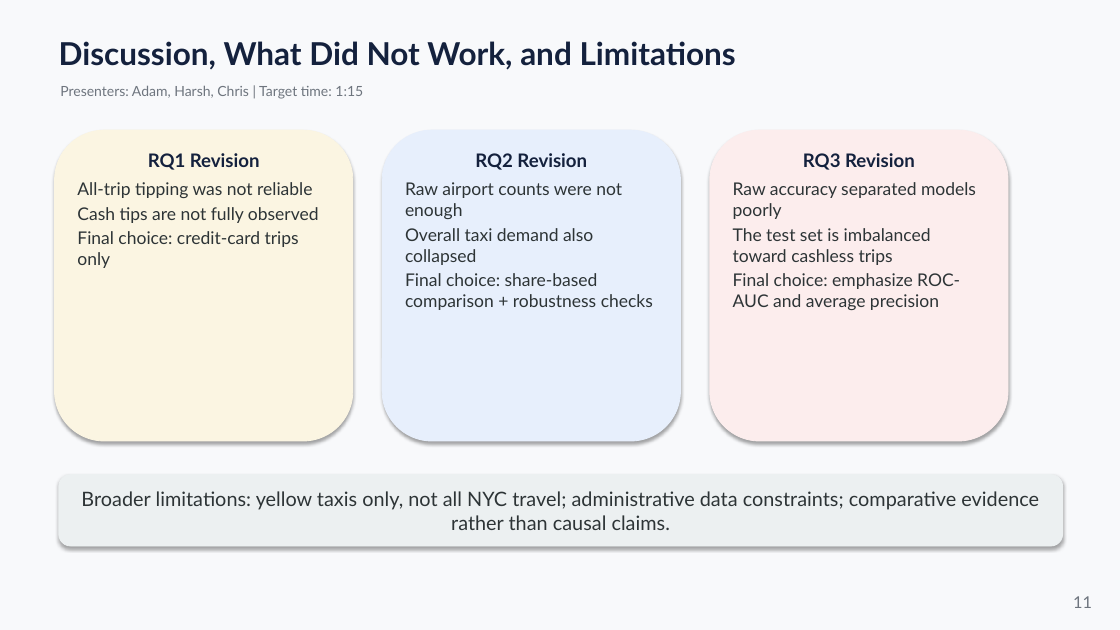
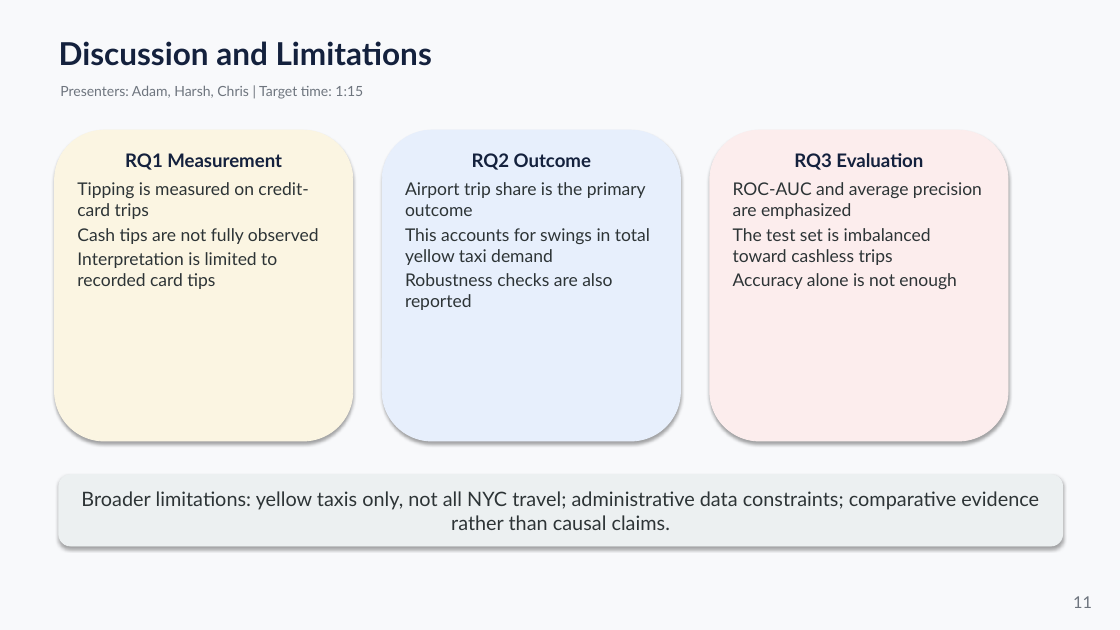
Before and after one commit to adam-neto/NYC-Taxi-and-COVID-19, a slide deck: slide 11 of final/final_presentation/group10_final_presentation_first_draft.pptx. Drawn at 1120x630 pixels with LibreOffice and Linux fonts; fonts in the diff are those of the drawing. Boxes give left, top, right and bottom in pixels: in the first picture for what was removed or moved away, otherwise in the second. Text is boxed around its words. In the diff, an @@ line names an element or a change of style, - is before the commit and + after.

```diff
--- a/final/final_presentation/group10_final_presentation_first_draft.pptx
+++ b/final/final_presentation/group10_final_presentation_first_draft.pptx
@@ text at box(59, 41, 432, 66): text changed @@
-Discussion, What Did Not Work, and Limitations
+Discussion and Limitations
@@ text in rounded rectangle at box(77, 153, 308, 219): text changed @@
-RQ1 Revision
-All-trip tipping was not reliable
+RQ1 Measurement
+Tipping is measured on credit-card trips
@@ text in rounded rectangle at box(405, 153, 650, 310): text changed @@
-RQ2 Revision
-Raw airport counts were not enough
-Overall taxi demand also collapsed
-Final choice: share-based comparison + robustness checks
+RQ2 Outcome
+Airport trip share is the primary outcome
+This accounts for swings in total yellow taxi demand
+Robustness checks are also reported
@@ text in rounded rectangle at box(733, 153, 982, 219): text changed @@
-RQ3 Revision
-Raw accuracy separated models poorly
+RQ3 Evaluation
+ROC-AUC and average precision are emphasized
@@ text in rounded rectangle at box(77, 252, 277, 289): text changed @@
-Final choice: credit-card trips only
+Interpretation is limited to recorded card tips
@@ text in rounded rectangle at box(733, 273, 957, 289): text changed @@
-Final choice: emphasize ROC-AUC and average precision
+Accuracy alone is not enough
```
Also in this commit, not shown: 4 other slides changed, 3 other files.
